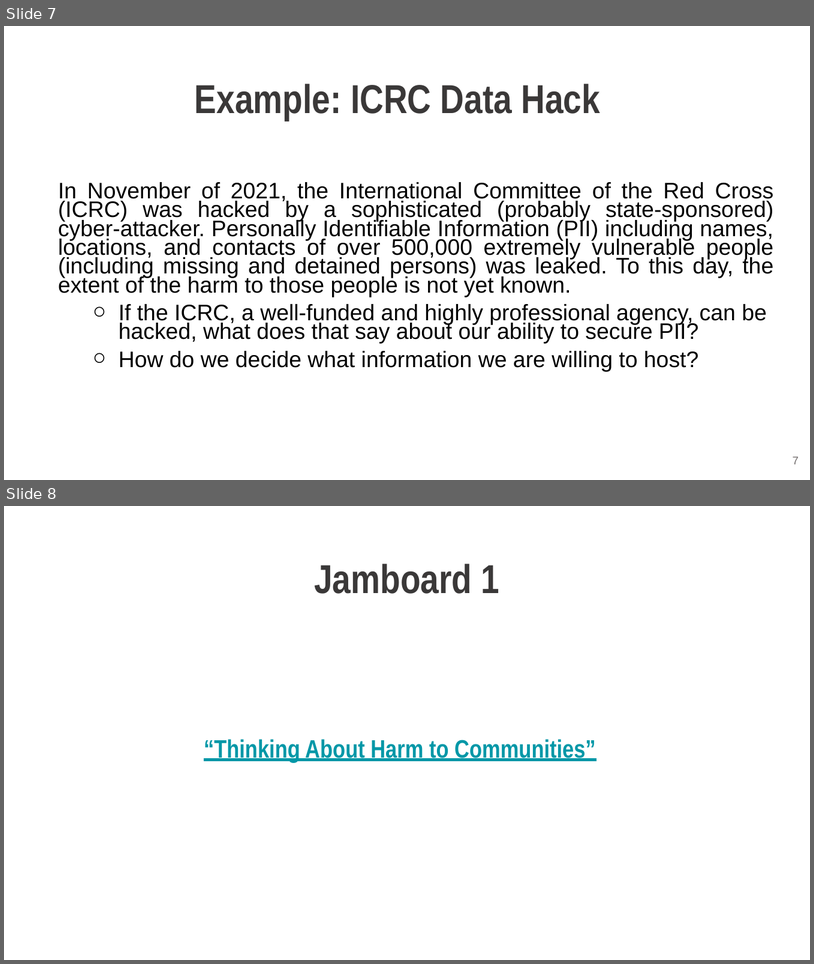
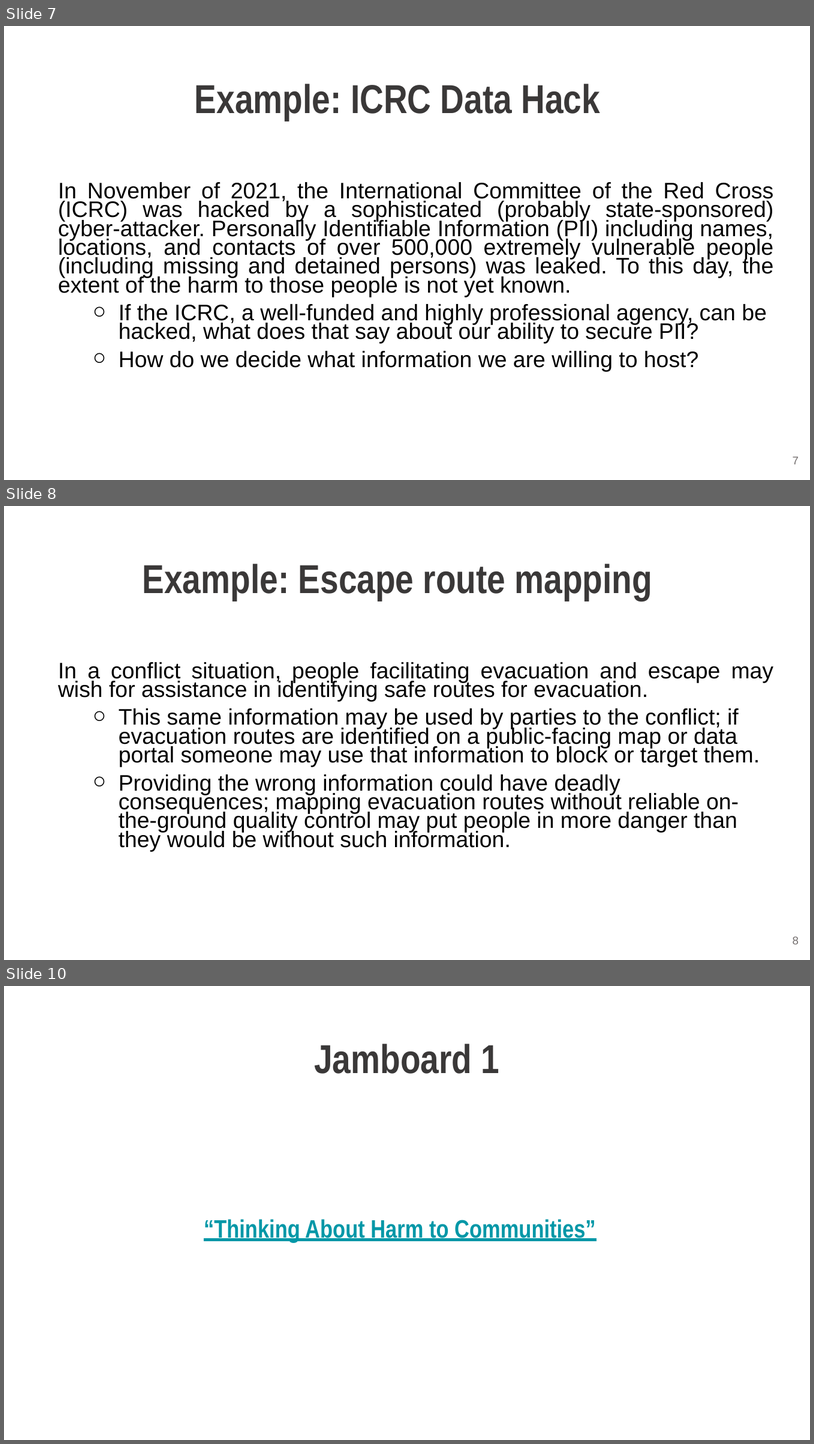
Before and after one commit to hotosm/data_protection_project, a slide deck: Learning_and_training/HOT Ethical Data and Protection Workshop.pptx. Shown one above the other, each under a label of ours: slides 7 and 8 before the commit, slides 7, 8 and 10 after it; the slides between them are not shown. The pictures are 814x964 and 814x1444 pixels, drawn with LibreOffice and Linux fonts; fonts in the diff are those of the drawing; background and template pictures are left out. Boxes give left, top, right and bottom in pixels: in the first picture for what was removed or moved away, otherwise in the second. Text is boxed around its words. In the diff, an @@ line names an element or a change of style, - is before the commit and + after.

```diff
--- a/Learning_and_training/HOT Ethical Data and Protection Workshop.pptx
+++ b/Learning_and_training/HOT Ethical Data and Protection Workshop.pptx
@@ slide 8 added at (4, 506, 810, 960), background picture (left out) @@
@@ text added at (143, 564, 653, 601), 36 pt, text #3A3838, bold @@
+Example: Escape route mapping
@@ text added at (58, 662, 774, 851), 20 pt, text #000000 @@
+In a conflict situation, people facilitating evacuation and escape may wish for assistance in identifying safe routes for evacuation.
+  ○ This same information may be used by parties to the conflict; if evacuation routes are identified on a public-facing map or data portal someone may use that information to block or target them.
+  ○ Providing the wrong information could have deadly consequences; mapping evacuation routes without reliable on-the-ground quality control may put people in more danger than they would be without such information.
@@ page number added at (793, 936, 799, 944), 10 pt, text #757070 @@
+8
@@ what was slide 8 is now slide 10 @@
```
Also in this commit, not shown: 6 slides changed, 4 other slides added, 2 slides removed, 8 other files.
